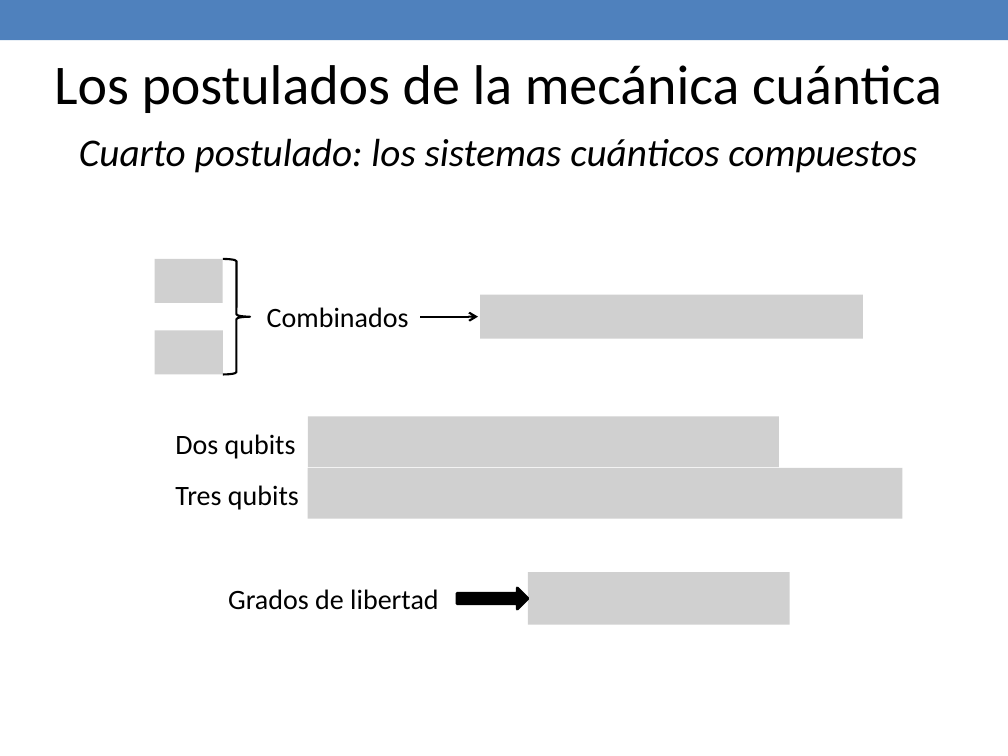
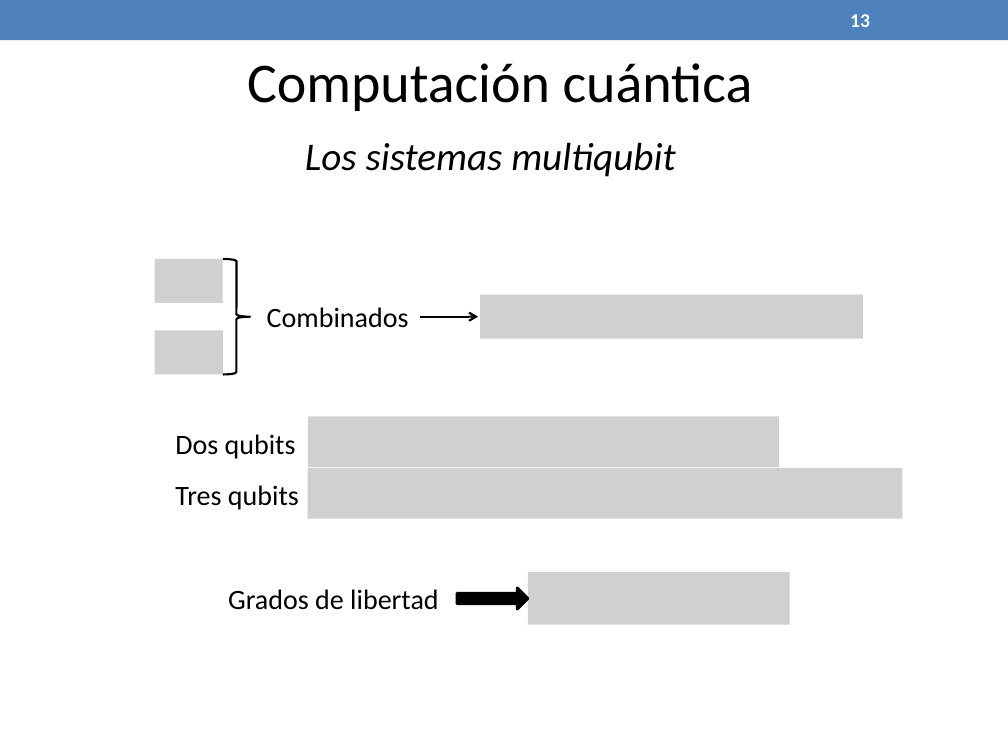
Before and after one commit to jaimecp89/qMIPS101, a slide deck: slide 13 of qMIPS/doc/Presentacion PFC.pptx (slide 16 before the commit). Drawn at 1008x756 pixels with LibreOffice and Linux fonts; fonts in the diff are those of the drawing; grey boxes stand for pictures. Boxes give left, top, right and bottom in pixels: in the first picture for what was removed or moved away, otherwise in the second. Text is boxed around its words. In the diff, an @@ line names an element or a change of style, - is before the commit and + after.

```diff
--- a/qMIPS/doc/Presentacion PFC.pptx
+++ b/qMIPS/doc/Presentacion PFC.pptx
@@ page number added at bbox=[850, 14, 870, 27], 14 pt, text #FFFFFF, bold @@
+13
@@ text removed at bbox=[54, 65, 942, 113] @@
-Los postulados de la mecánica cuántica
@@ text added at bbox=[247, 63, 753, 111], 40 pt, text #000000 @@
+Computación cuántica
@@ text at bbox=[305, 142, 675, 177]: text changed @@
-Cuarto postulado: los sistemas cuánticos compuestos
+Los sistemas multiqubit
```
Also in this commit, not shown: 34 other slides changed, 8 slides added, 1 slide removed.
